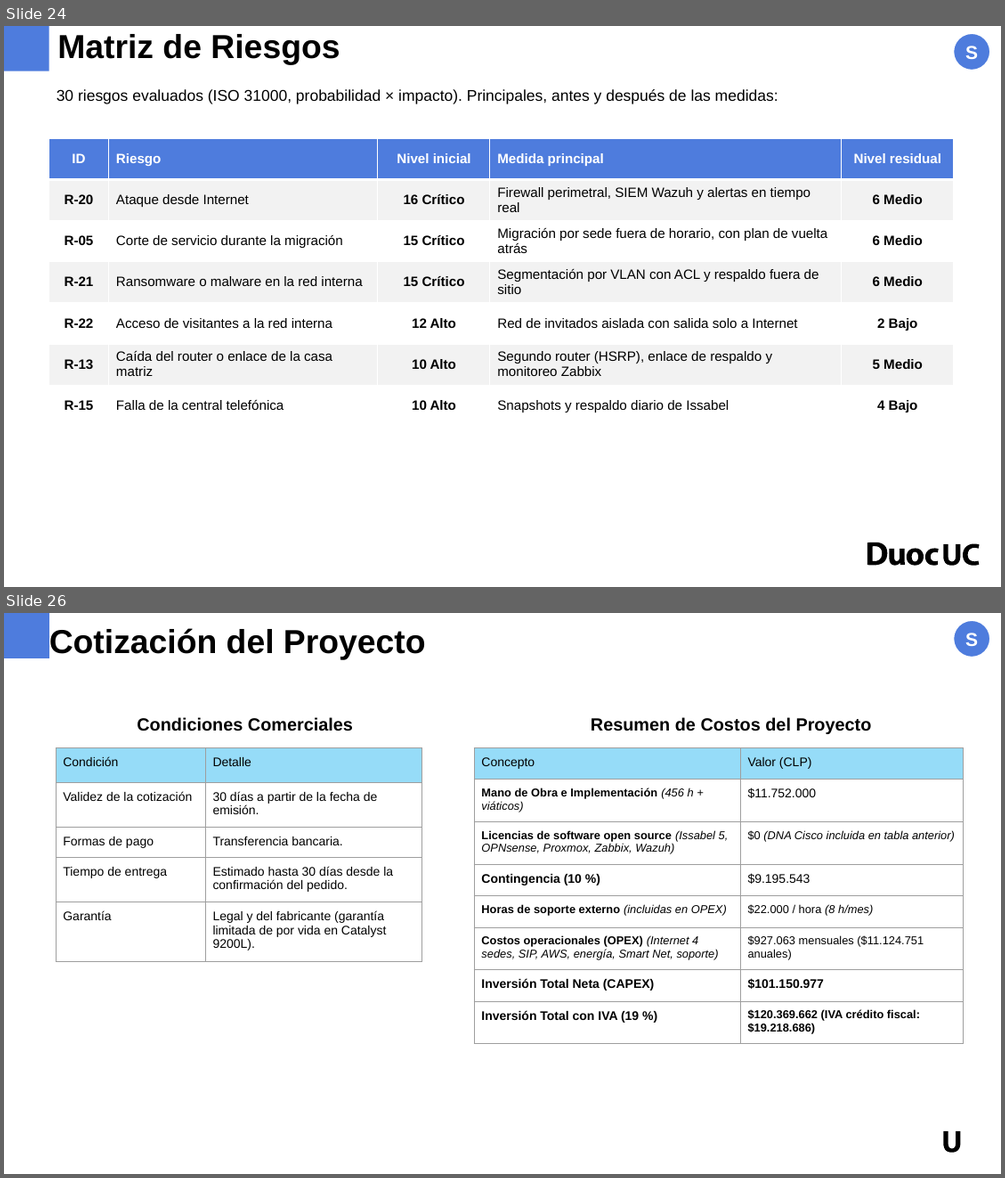
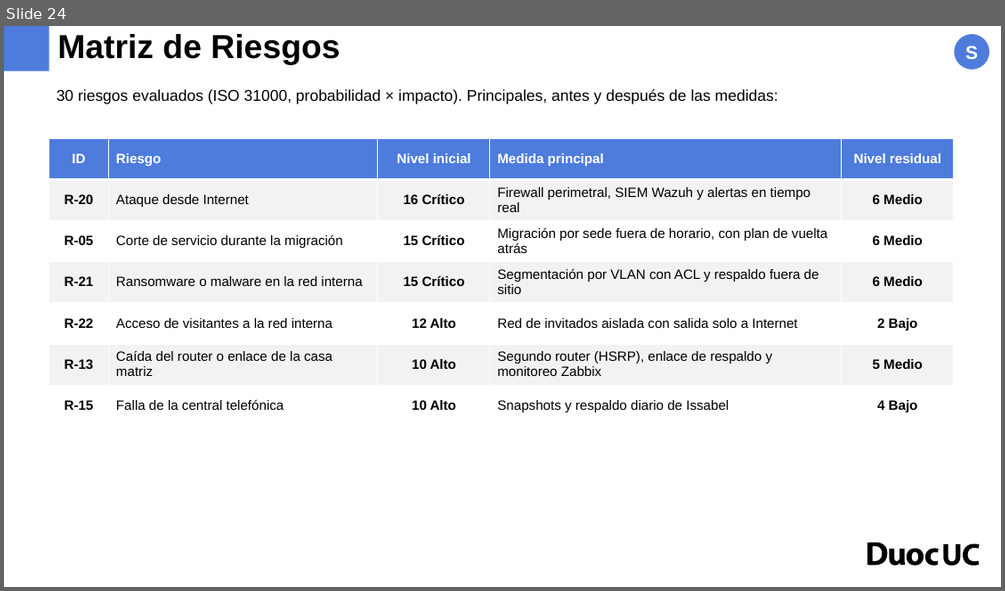
Before and after one commit to erickfranciscobasulto-bit/Proyecto-de-titulo, a slide deck: entrega/Presentacion_Final_Agroprodel_Definitiva_v2.pptx. Shown one above the other, each under a label of ours: slides 24 and 26 before the commit, slide 24 after it; the slides between them are not shown. The pictures are 1005x1178 and 1005x591 pixels, drawn with LibreOffice and Linux fonts; fonts in the diff are those of the drawing; background and template pictures are left out. Boxes give left, top, right and bottom in pixels: in the first picture for what was removed or moved away, otherwise in the second. Text is boxed around its words. In the diff, an @@ line names an element or a change of style, - is before the commit and + after.

```diff
--- a/entrega/Presentacion_Final_Agroprodel_Definitiva_v2.pptx
+++ b/entrega/Presentacion_Final_Agroprodel_Definitiva_v2.pptx
@@ slide 26 removed at [4, 613, 1001, 1174], background #FFFFFF @@
@@ freeform shape removed at [4, 613, 48, 657] @@
@@ text removed at [49, 628, 426, 660] @@
-Cotización del Proyecto
@@ ellipse removed at [954, 620, 990, 657] @@
-S
@@ text removed at [137, 717, 353, 731] @@
-Condiciones Comerciales
@@ text removed at [591, 717, 872, 734] @@
-Resumen de Costos del Proyecto
@@ table removed at [56, 747, 422, 993], 5 rows, 2 columns @@
-Condición | Detalle
-Validez de la cotización | 30 días a partir de la fecha de emisión.
-Formas de pago | Transferencia bancaria.
-Tiempo de entrega | Estimado hasta 30 días desde la confirmación del pedido.
-Garantía | Legal y del fabricante (garantía limitada de por vida en Catalyst 9200L).
@@ table removed at [474, 747, 963, 1038], 8 rows, 2 columns @@
-Concepto | Valor (CLP)
-Mano de Obra e Implementación (456 h + viáticos) | $11.752.000
-Licencias de software open source (Issabel 5, OPNsense, Proxmox, Zabbix, Wazuh) | $0 (DNA Cisco incluida en tabla anterior)
-Contingencia (10 %) | $9.195.543
-Horas de soporte externo (incluidas en OPEX) | $22.000 / hora (8 h/mes)
-Costos operacionales (OPEX) (Internet 4 sedes, SIP, AWS, energía, Smart Net, soporte) | $927.063 mensuales ($11.124.751 anuales)
-Inversión Total Neta (CAPEX) | $101.150.977
-Inversión Total con IVA (19 %) | $120.369.662 (IVA crédito fiscal: $19.218.686)
@@ freeform shape removed at [943, 1131, 961, 1152] @@
```
Also in this commit, not shown: 2 slides changed.
